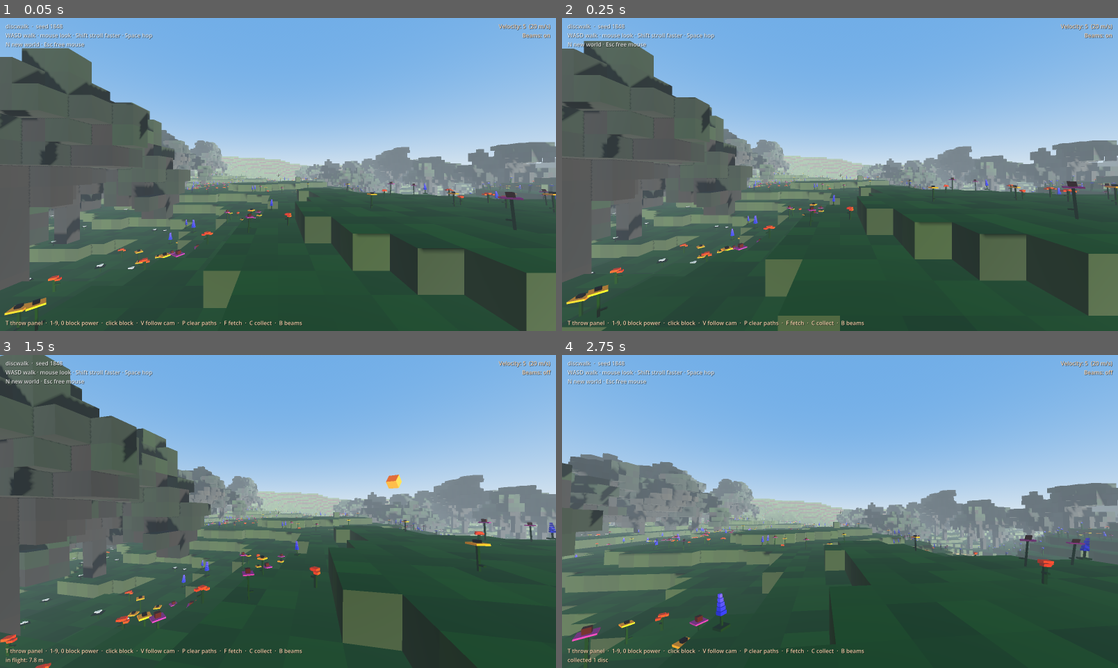
Above: before the commit, frames 1-4 (two rows, left to right).
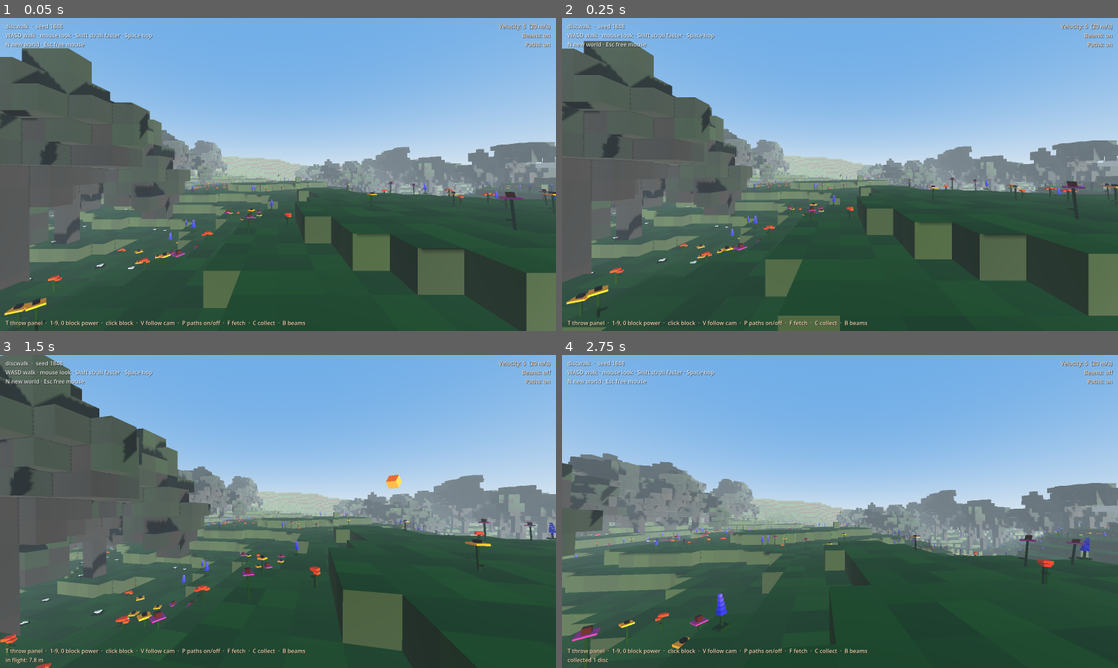
Above: after the commit, the same moments.

Repository: ghukill/discwalk
Game: Godot game, scene res://scenes/main.tscn
Same seed, same stepped clock (60 frames per second), same inputs: the game is played once before the commit and once after it.
Inputs (mouse positions are in pixels of both pictures, inside the frame that each line leads up to):
- Up to frame 1 (0.05 s): no input
- Up to frame 2 (0.25 s): no input
- Up to frame 3 (1.5 s): tap Enter at 0.5 s; move the mouse to (305, 511) at 0.52 s; hold B (beams) 0.53-1.28 s; hold W (move_forward) from 0.53 s (still down); click (305, 511) at 0.67 s; tap Space (jump) at 0.77 s; tap P (clear_paths) at 0.8, 1.35 s; move the mouse to (250, 511) at 1.27 s
- Up to frame 4 (2.75 s): keep holding W (move_forward); tap Space (jump) at 1.52 s; tap C (collect) at 1.55 s; move the mouse to (851, 505) at 2.02 s; hold C (collect) from 2.03 s (still down); tap F (fetch) at 2.3 s

The runs differ from the first frame. In frame 1, 0.2% of the frame differs, in the area x 33-99%, y 7-99%; in frame 2, 0.2%; in frame 3, 0.2%; in frame 4, 0.2%.

Commit message:
paths: P is an on/off toggle (off = paths fall + poof, new throws leave none)
Starts on. Shown top-right (Paths: on/off) and as a clickable 'leave flight
paths (P)' checkbox in the throw panel, kept in sync. flight_test checks
off -> fall/poof + no new paths, checkbox -> back on.

Diff:
--- a/scripts/throw_panel.gd
+++ b/scripts/throw_panel.gd
@@ -5,6 +5,7 @@
 ## Opening it frees the mouse; closing it grabs the mouse again.
 
 signal throw_requested(params: Dictionary)
+signal paths_toggled(on: bool)
 
 var discs: Array = []                ## DiscModel list (scripts/disc_model.gd)
 
@@ -12,6 +13,7 @@
 var _sliders := {}                   ## name -> HSlider
 var _values := {}                    ## name -> Label
 var _auto_spin: CheckBox
+var _paths: CheckBox
 
 const ROWS := [
 	# name, label, min, max, step, default, unit
@@ -87,6 +89,13 @@
 	_auto_spin.toggled.connect(func(_on: bool) -> void: _refresh())
 	box.add_child(_auto_spin)
 
+	_paths = CheckBox.new()
+	_paths.text = "leave flight paths  (P)"
+	_paths.button_pressed = true
+	_paths.focus_mode = Control.FOCUS_NONE
+	_paths.toggled.connect(func(on: bool) -> void: paths_toggled.emit(on))
+	box.add_child(_paths)
+
 	var go := Button.new()
 	go.text = "Throw"
 	go.focus_mode = Control.FOCUS_NONE
@@ -94,6 +103,12 @@
 	go.pressed.connect(func() -> void: throw_requested.emit(params()))
 	box.add_child(go)
 	_refresh()
+
+
+## Mirror the paths state (when P changes it) without re-emitting.
+func set_paths_shown(on: bool) -> void:
+	if _paths != null:
+		_paths.set_pressed_no_signal(on)
 
 
 func toggle() -> void:
--- a/scripts/thrower.gd
+++ b/scripts/thrower.gd
@@ -10,9 +10,10 @@
 ##            take over its speed and direction and fly on with it.
 ##   V        follow cam: chase your last disc until it fully stops (V again
 ##            to come back early)
-##   P        clear all flight paths (every disc throw leaves one: bright
-##            cubes in the air, dimmer ones for skips and rolls). They drift
-##            down and go poof on the ground.
+##   P        paths on/off (starts on). On: every disc throw leaves a path,
+##            bright cubes in the air, dimmer ones for skips and rolls. Off:
+##            existing paths drift down and go poof, and new throws leave
+##            none until you turn them back on. Also a checkbox in the panel.
 ##   B        toggle the beams of light over resting discs
 ##   C        collect: every disc rolls home to you, building up speed
 ##
@@ -42,6 +43,7 @@
 
 var power := 5
 var beams := true
+var paths_on := true                     ## New disc throws leave a path.
 var discs: Array = []
 var _last: Node = null
 var _flying_text := ""
@@ -55,6 +57,7 @@
 	panel.name = "ThrowPanel"
 	panel.discs = disc_models
 	panel.throw_requested.connect(func(p: Dictionary) -> void: throw_disc(p))
+	panel.paths_toggled.connect(func(on: bool) -> void: set_paths(on))
 	if hud != null:
 		hud.add_child(panel)
 	follow_cam = FollowCam.new()
@@ -81,8 +84,7 @@
 		fetch()
 		get_viewport().set_input_as_handled()
 	elif event.is_action_pressed("clear_paths"):
-		paths.clear(true)
-		_update_label()
+		set_paths(not paths_on)
 		get_viewport().set_input_as_handled()
 	elif event.is_action_pressed("follow_cam"):
 		toggle_follow()
@@ -152,7 +154,8 @@
 	get_parent().add_child(disc)
 	disc.add_collision_exception_with(player)
 	disc.launch_disc(origin, ls[0] + Vector3(player.velocity.x, 0, player.velocity.z), ls[1], p.spin, hand)
-	paths.track(disc, disc.color)
+	if paths_on:
+		paths.track(disc, disc.color)
 	disc.came_to_rest.connect(_on_rest)
 	disc.tree_exited.connect(func() -> void: discs.erase(disc))
 	discs.append(disc)
@@ -186,6 +189,16 @@
 
 
 ## Turns every disc's beam of light on or off (and future ones too).
+## P / panel checkbox. Turning paths off lets every existing path fall and
+## poof; turning them on just means the next throws leave paths again.
+func set_paths(on: bool) -> void:
+	paths_on = on
+	if not on:
+		paths.clear(true)
+	panel.set_paths_shown(on)
+	_update_label()
+
+
 func set_beams(on: bool) -> void:
 	beams = on
 	for d in discs:
@@ -275,9 +288,10 @@
 	if label == null:
 		return
 	if status_label != null:
-		status_label.text = "Velocity: %d  (%d m/s)\nBeams: %s" % [
-			power, int(power * speed_per_level), "on" if beams else "off"]
-	var lines := ["T throw panel  ·  1-9, 0 block power  ·  click block  ·  V follow cam  ·  P clear paths  ·  F fetch  ·  C collect  ·  B beams"]
+		status_label.text = "Velocity: %d  (%d m/s)\nBeams: %s\nPaths: %s" % [
+			power, int(power * speed_per_level), "on" if beams else "off",
+			"on" if paths_on else "off"]
+	var lines := ["T throw panel  ·  1-9, 0 block power  ·  click block  ·  V follow cam  ·  P paths on/off  ·  F fetch  ·  C collect  ·  B beams"]
 	if follow_cam != null and follow_cam.active():
 		lines[0] = "following your disc  ·  V to come back"
 	if _flying_text != "":
--- a/tools/flight_test.gd
+++ b/tools/flight_test.gd
@@ -177,12 +177,20 @@
 		and is_instance_valid(wd) and pd.color == wd.color])
 	var block = _main.thrower.throw(5)
 	checks.append(["blocks leave no path", paths.count() == 1 and is_instance_valid(block)])
-	paths.clear(true)                                   # P
+	var th = _main.thrower
+	th.set_paths(false)                                 # P: off
 	var falling: int = paths.fading()
 	for i in 200:                                       # 10 s of falling, 20 fps
 		paths._process(0.05)
-	checks.append(["P clears paths: %d cubes fall + poof, then gone (%d left)" % [falling, paths.fading()],
-		paths.count() == 0 and falling == air + ground and paths.fading() == 0])
+	checks.append(["P off: %d cubes fall + poof, then gone (%d left)" % [falling, paths.fading()],
+		paths.count() == 0 and falling == air + ground and paths.fading() == 0 \
+		and not th.panel._paths.button_pressed])
+	th.throw_disc(th.panel.params())
+	checks.append(["paths off: a new throw leaves no path", paths.count() == 0])
+	th.panel._paths.button_pressed = true               # click the checkbox
+	th.throw_disc(th.panel.params())
+	checks.append(["paths back on (checkbox): next throw leaves a path",
+		th.paths_on and paths.count() == 1])
 	checks.append(["follow cam (V) chases the disc (%d frames, max %.1f m away), hands back at rest" % [
 		_follow_seen, _follow_far], _follow_seen > 60 and _follow_far < 8.0 and back_home])
 	for ch in checks:
Not shown, changed: README.md
Not shown, changed: docs/ARCHITECTURE.md
